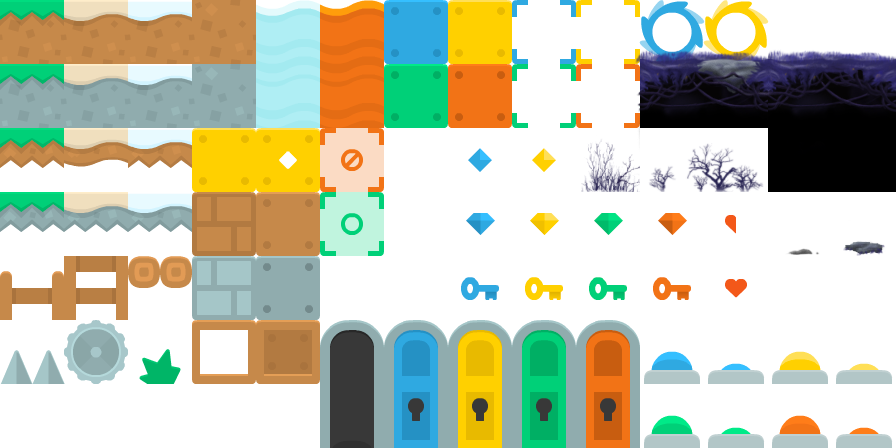
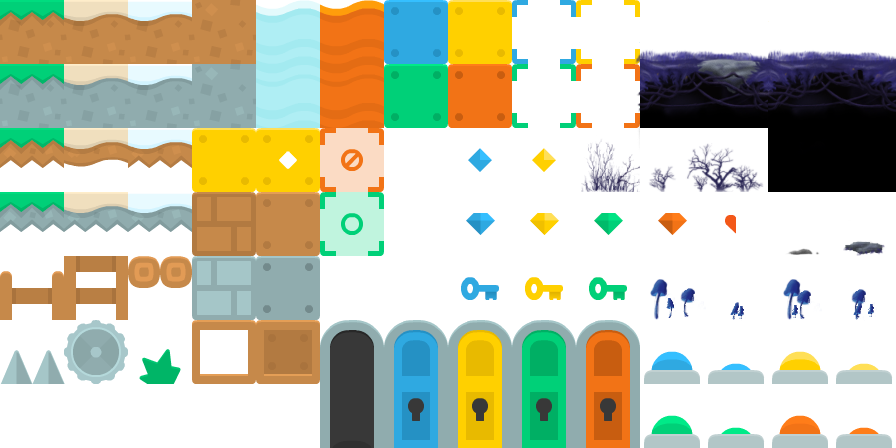
Two versions of the same layered image (896 × 448). Layer-by-layer changes:
added layer "asset-4" above "asset-3" over [left=650, top=279, right=706, bottom=320]
added layer "asset-3" above "asset-2" over [left=730, top=302, right=745, bottom=321]
added layer "asset-2" above "asset-1" over [left=851, top=289, right=877, bottom=321]
added layer "asset-1" above "caillopu" over [left=783, top=279, right=822, bottom=320]
painted on "Calque 1" over [left=640, top=0, right=768, bottom=303]
